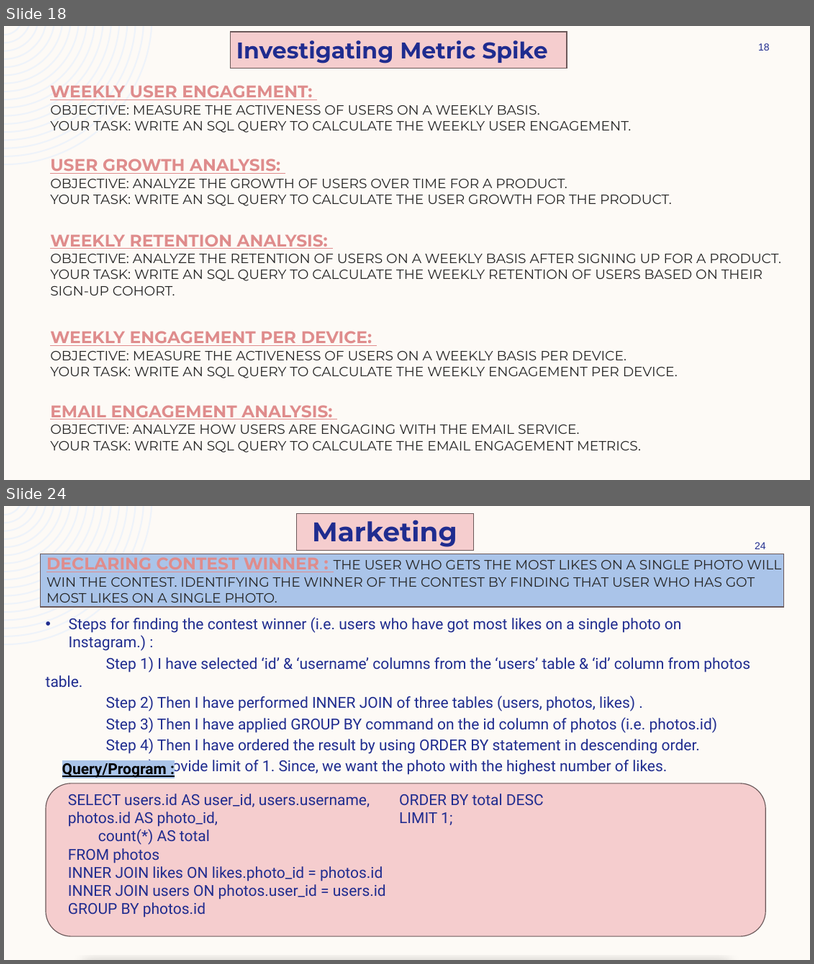
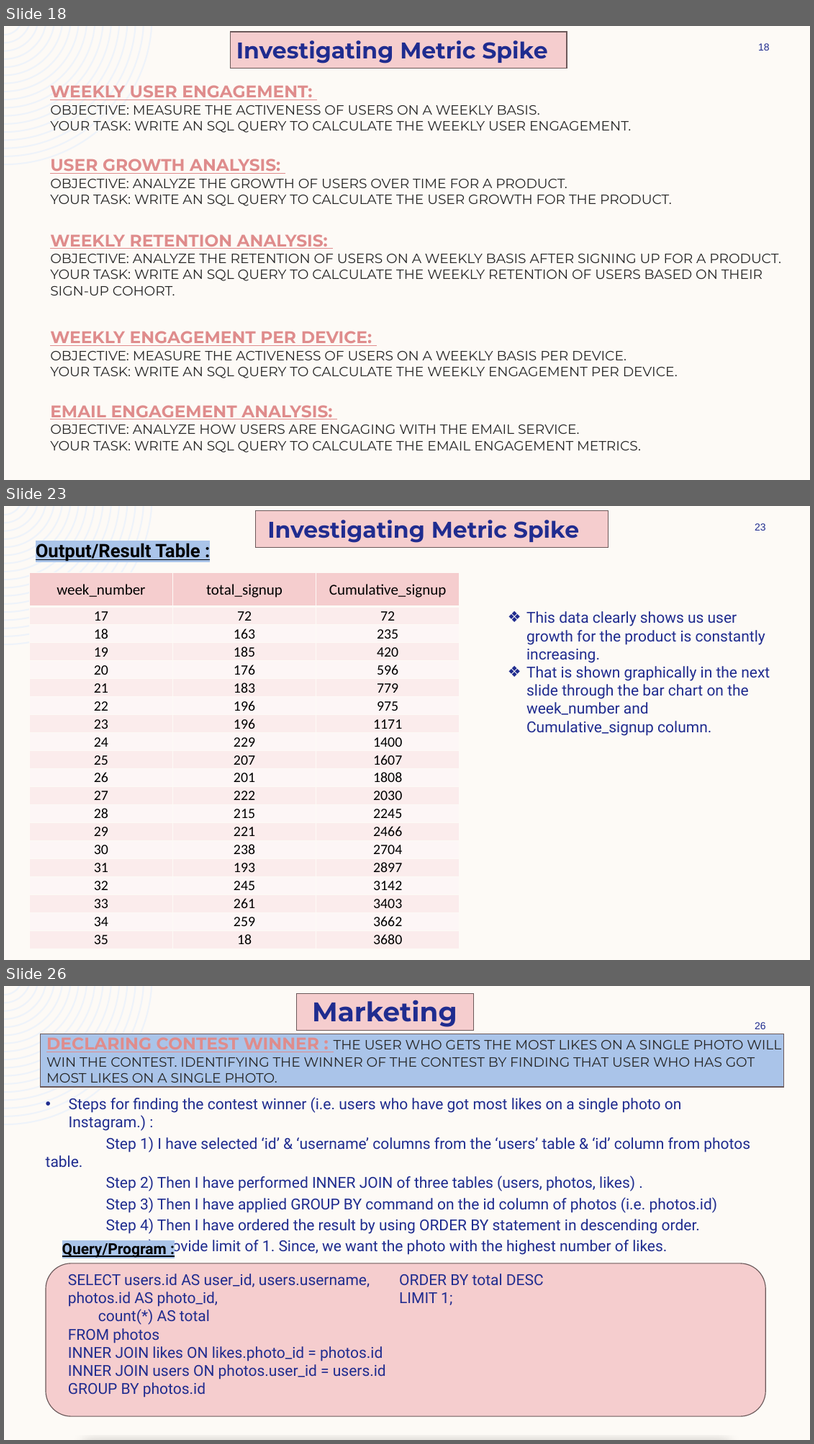
Before and after one commit to ShindeYash/Operation_and_Metric_Analytics, a slide deck: Report - Operation_and_Metric_Analytics.pptx. Shown one above the other, each under a label of ours: slides 18 and 24 before the commit, slides 18, 23 and 26 after it; the slides between them are not shown. The pictures are 814x964 and 814x1444 pixels, drawn with LibreOffice and Linux fonts; fonts in the diff are those of the drawing. Boxes give left, top, right and bottom in pixels: in the first picture for what was removed or moved away, otherwise in the second. Text is boxed around its words. In the diff, an @@ line names an element or a change of style, - is before the commit and + after.

```diff
--- a/Report - Operation_and_Metric_Analytics.pptx
+++ b/Report - Operation_and_Metric_Analytics.pptx
@@ slide 23 added at (4,506,810,960), background #FDFAF6; not listed: 1 template element that a slide beside it also shows @@
@@ rectangle added at (256,511,608,547), fill #F5CDCE, outline #6B5A5A 1 pt @@
@@ text added at (268,520,579,543), 27 pt, text #202C8F, bold @@
+Investigating Metric Spike
@@ page number added at (755,523,766,530), 12 pt, text #1F2C8F @@
+23
@@ text added at (36,543,201,561), 22 pt, text #000000, bold, underline @@
+Output/Result Table :
@@ table added at (29,572,460,947), 20 rows, 3 columns @@
+week_number | total_signup | Cumulative_signup
+17 | 72 | 72
+18 | 163 | 235
+19 | 185 | 420
+20 | 176 | 596
+21 | 183 | 779
+22 | 196 | 975
+23 | 196 | 1171
+24 | 229 | 1400
+25 | 207 | 1607
+26 | 201 | 1808
+27 | 222 | 2030
+28 | 215 | 2245
+29 | 221 | 2466
+30 | 238 | 2704
+31 | 193 | 2897
+32 | 245 | 3142
+33 | 261 | 3403
+34 | 259 | 3662
+35 | 18 | 3680
@@ text added at (527,611,770,736), 18 pt, text #202C8F @@
+❖ This data clearly shows us user growth for the product is constantly increasing.
+❖ That is shown graphically in the next slide through the bar chart on the week_number and Cumulative_signup column.
@@ what was slide 24 is now slide 26 @@
@@ page number at (755,1022,766,1029): text changed @@
-24
+26
```
Also in this commit, not shown: 1 slide changed, 5 other slides added, 14 slides removed, 9 other files.
